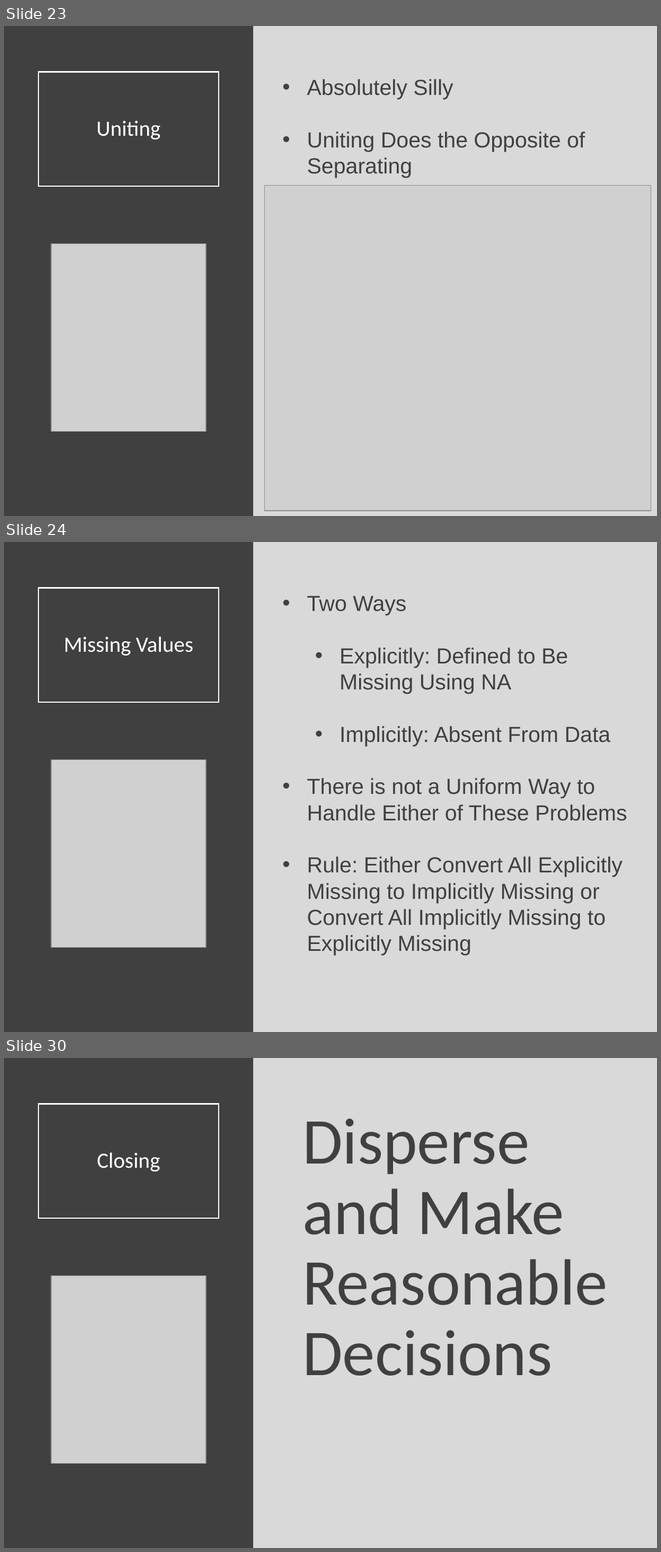
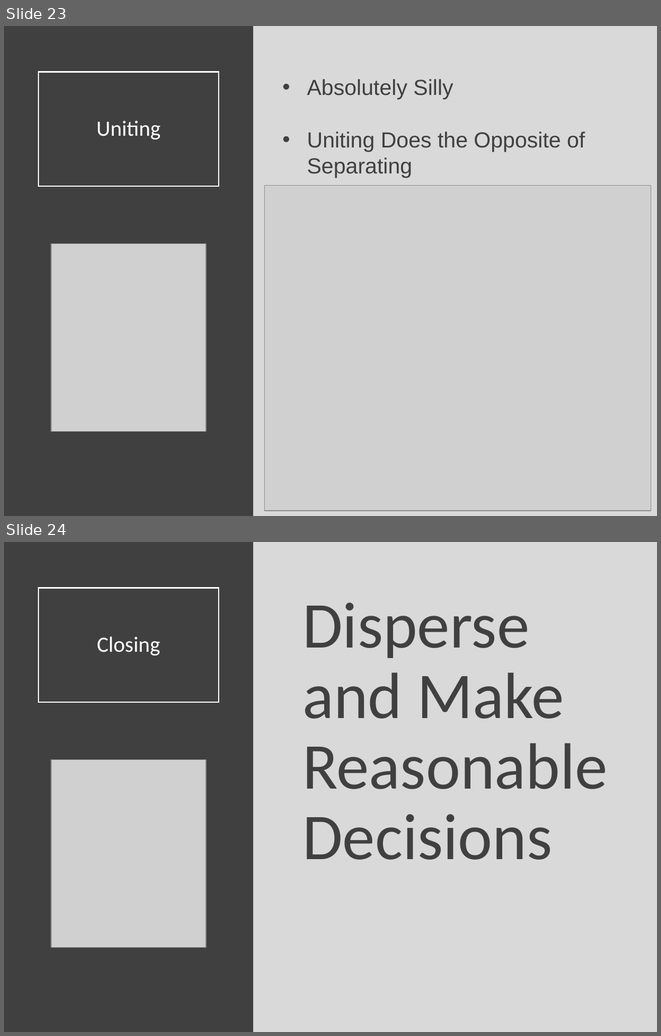
Before and after one commit to Yixf-Self/STOR320_WEBSITE, a slide deck: Lecture/Lecture 12/Lecture 12.pptx. Shown one above the other, each under a label of ours: slides 23, 24 and 30 before the commit, slides 23 and 24 after it; the slides between them are not shown. The pictures are 661x1552 and 661x1036 pixels, drawn with LibreOffice and Linux fonts; fonts in the diff are those of the drawing; grey boxes stand for pictures. Boxes give left, top, right and bottom in pixels: in the first picture for what was removed or moved away, otherwise in the second. Text is boxed around its words. In the diff, an @@ line names an element or a change of style, - is before the commit and + after.

Commit message:
Lecture 13 Update

```diff
--- a/Lecture/Lecture 12/Lecture 12.pptx
+++ b/Lecture/Lecture 12/Lecture 12.pptx
@@ slide 24 removed at box(4, 542, 657, 1032), background #D9D9D9 @@
@@ rectangle removed at box(4, 542, 254, 1032) @@
@@ title removed at box(38, 588, 219, 702) @@
-Missing Values
@@ text removed at box(307, 596, 627, 955) @@
-• Two Ways
-  • Explicitly: Defined to Be Missing Using NA
-  • Implicitly: Absent From Data
-• There is not a Uniform Way to Handle Either of These Problems
-• Rule: Either Convert All Explicitly Missing to Implicitly Missing or Convert All Implicitly Missing to Explicitly Missing
@@ picture removed at box(51, 759, 206, 947) @@
@@ what was slide 30 is now slide 24 @@
```
Also in this commit, not shown: 5 other slides removed, 11 other files.
